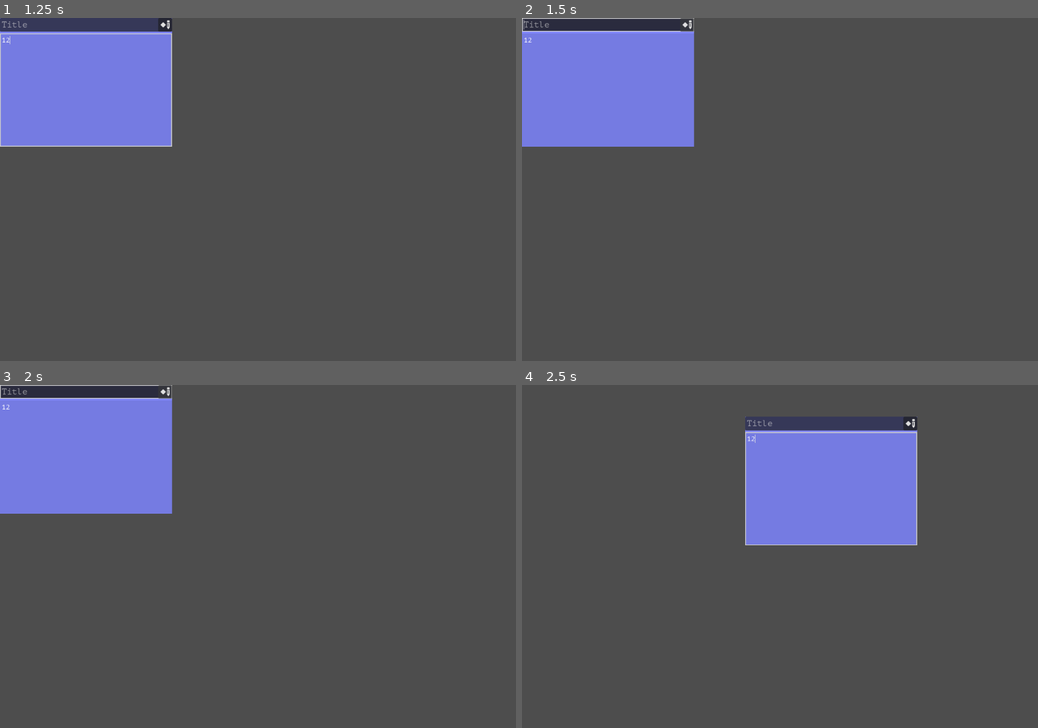
Above: before the commit, frames 1-4 (two rows, left to right).
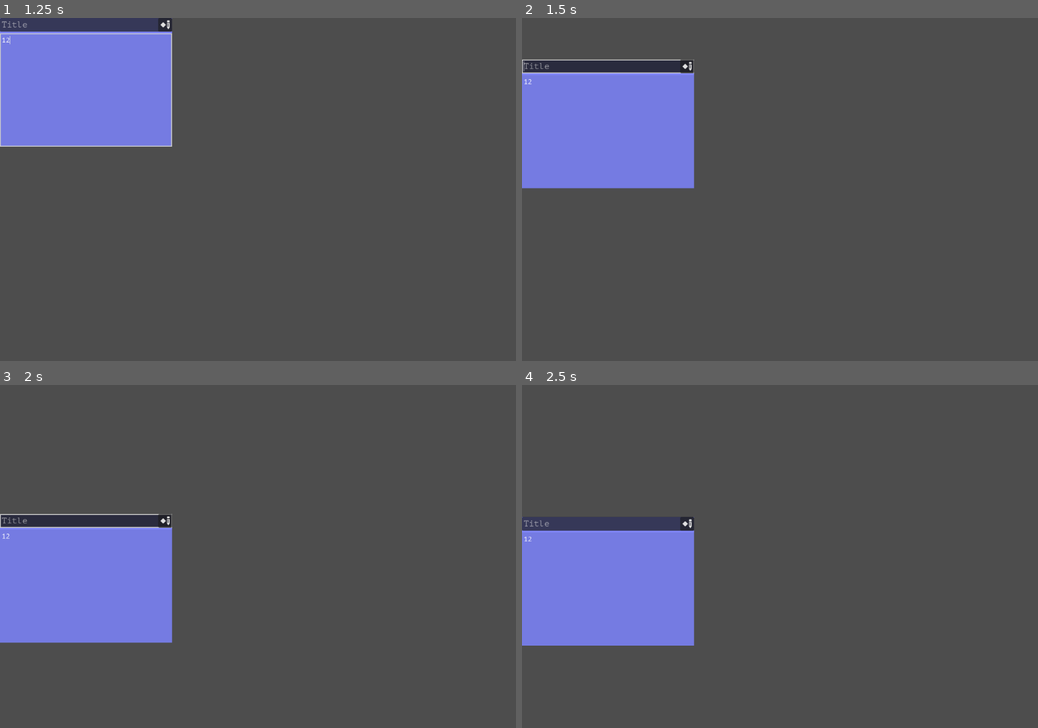
Above: after the commit, the same moments.

Repository: BudgetKvasir/timeline
Game: Godot game, scene res://main.tscn
Two runs of this game, one before a commit and one after it. Both use one fixed random seed, a clock stepped at 60 frames per second and the inputs below.
Inputs (mouse positions are in pixels of both pictures, inside the frame that each line leads up to):
- Up to frame 1 (1.25 s): click (87, 90) at 0.52 s; type "12" at 0.6 s
- Up to frame 2 (1.5 s): click (687, 24) at 1.25 s
- Up to frame 3 (2 s): no input
- Up to frame 4 (2.5 s): tap Enter at 2 s; drag from (609, 450) to (831, 481) at 2.02 s

Frame 1 is identical in both runs. In frame 2, 9.5% of the frame differs, in the area x 0-34%, y 0-50%; in frame 3, 25%, in the area x 0-34%, y 0-76%; in frame 4, 23%.

Commit message:
Added camera controls with both edge detection scrolling based on distance from the edge and with arrow keys with LCTR as a modifier to double arrow scroll speed. Also added releasing focus from a card content box with ESC

Diff:
--- a/card.gd
+++ b/card.gd
@@ -7,7 +7,7 @@
 var hovered = false
 var held = false
 var offset: Vector2
-const DRAG_SPEED = 50.0
+const DRAG_SPEED = 75.0
 
 # Called every frame. 'delta' is the elapsed time since the previous frame.
 func _process(delta: float) -> void:
@@ -39,4 +39,6 @@
 		held = false
 		print("Released")
 		pass
+
+
 	pass # Replace with function body.
--- a/card.tscn
+++ b/card.tscn
@@ -4,6 +4,7 @@
 [ext_resource type="Theme" uid="uid://bblwtpxa58eew" path="res://theme/sharp.tres" id="2_rjlel"]
 [ext_resource type="Script" uid="uid://ck5l13fl35dqg" path="res://title.gd" id="3_e484p"]
 [ext_resource type="Texture2D" uid="uid://byvqqpjtuw1cr" path="res://theme/EditIcon32x32.png" id="3_q5obu"]
+[ext_resource type="Script" uid="uid://b547pjdwwuw4j" path="res://content.gd" id="5_fpac0"]
 
 [node name="Card" type="Control" unique_id=1225725845]
 custom_minimum_size = Vector2(400, 300)
@@ -69,9 +70,11 @@
 mouse_default_cursor_shape = 0
 theme = ExtResource("2_rjlel")
 caret_blink = true
+script = ExtResource("5_fpac0")
 
 [connection signal="gui_input" from="." to="." method="_on_gui_input"]
 [connection signal="mouse_entered" from="." to="." method="_on_mouse_entered"]
 [connection signal="mouse_exited" from="." to="." method="_on_mouse_exited"]
 [connection signal="text_submitted" from="VBoxContainer/HBoxContainer/PanelContainer/Title" to="VBoxContainer/HBoxContainer/PanelContainer/Title" method="_on_text_submitted"]
 [connection signal="pressed" from="VBoxContainer/HBoxContainer/PanelContainer/EditButton" to="VBoxContainer/HBoxContainer/PanelContainer/Title" method="_on_edit_button_pressed"]
+[connection signal="gui_input" from="VBoxContainer/Content" to="VBoxContainer/Content" method="_on_gui_input"]
--- /dev/null
+++ b/content.gd
@@ -0,0 +1,17 @@
+extends TextEdit
+
+
+# Called when the node enters the scene tree for the first time.
+func _ready() -> void:
+	pass # Replace with function body.
+
+
+# Called every frame. 'delta' is the elapsed time since the previous frame.
+func _process(delta: float) -> void:
+	pass
+
+
+func _on_gui_input(event: InputEvent) -> void:
+	if event is InputEventKey and event.keycode == KEY_ESCAPE:
+		release_focus.call_deferred()
+	pass # Replace with function body.
--- a/main.tscn
+++ b/main.tscn
@@ -1,5 +1,6 @@
 [gd_scene format=3 uid="uid://btq5jcgcr7ud2"]
 
+[ext_resource type="Script" uid="uid://c6xkra0ypa6si" path="res://main_cam.gd" id="1_0xm2m"]
 [ext_resource type="PackedScene" uid="uid://bs6ud3cth06h3" path="res://card.tscn" id="1_ig7tw"]
 
 [node name="Main" type="Control" unique_id=2133242783]
@@ -10,5 +11,9 @@
 grow_horizontal = 2
 grow_vertical = 2
 
+[node name="MainCam" type="Camera2D" parent="." unique_id=1636247922]
+anchor_mode = 0
+script = ExtResource("1_0xm2m")
+
 [node name="Card" parent="." unique_id=1225725845 instance=ExtResource("1_ig7tw")]
 layout_mode = 0
--- /dev/null
+++ b/main_cam.gd
@@ -0,0 +1,58 @@
+extends Camera2D
+
+var arrow_speed = 5
+var edge_speed = 10
+var edge_range = 50
+var speed_mod = 1
+var top_margin
+var bottom_margin
+var left_margin
+var right_margin
+
+# Get viewport size, track mouse pos and if it's within a certain distance of the edge of the view port
+# move the camera in that direction
+@onready var view_size = get_viewport().get_visible_rect().size
+
+# Called when the node enters the scene tree for the first time.
+func _ready() -> void:
+	top_margin = edge_range
+	bottom_margin = view_size.y - edge_range
+	left_margin = edge_range
+	right_margin = view_size.x - edge_range
+	pass # Replace with function body.
+
+
+# Called every frame. 'delta' is the elapsed time since the previous frame.
+func _process(delta: float) -> void:
+	 # bottom_margin=785 mouse.y=790 want speed_mod=.3333333333333 (etc.)
+		# (mouse.y-bottom_margin) / edge_range
+	# top_margin=15 mouse.y=10 want speed_mod=.33333
+		# (top_margin - mouse.y) / edge_range
+	var mouse_pos = get_local_mouse_position()
+# # # # # # Vertical edge detection # # # # # # #
+	if mouse_pos.y < top_margin:
+		speed_mod = (top_margin - mouse_pos.y) / edge_range
+		position.y -= edge_speed * speed_mod
+	if mouse_pos.y > bottom_margin:
+		speed_mod = (mouse_pos.y - bottom_margin) / edge_range
+		position.y += edge_speed * speed_mod
+ # # # # # Horizontal edge detection # # # # # #
+	if mouse_pos.x < left_margin:
+		speed_mod = (left_margin - mouse_pos.x) / edge_range
+		position.x -= edge_speed * speed_mod
+	if mouse_pos.x > right_margin:
+		speed_mod = (mouse_pos.x - right_margin) / edge_range
+		position.x += edge_speed * speed_mod
+	# Camera controls with arrow keys w/ modifier
+	if Input.is_action_pressed("speed"):
+		speed_mod = 2
+	if Input.is_action_pressed("mv_left"):
+		position.x -= arrow_speed * speed_mod
+	if Input.is_action_pressed("mv_right"):
+		position.x += arrow_speed * speed_mod
+	if Input.is_action_pressed("mv_up"):
+		position.y -= arrow_speed * speed_mod
+	if Input.is_action_pressed("mv_down"):
+		position.y += arrow_speed * speed_mod
+	speed_mod = 1
+	pass
--- a/project.godot
+++ b/project.godot
@@ -12,7 +12,7 @@
 
 config/name="timeline"
 run/main_scene="uid://btq5jcgcr7ud2"
-config/features=PackedStringArray("4.6", "GL Compatibility")
+config/features=PackedStringArray("4.7", "GL Compatibility")
 run/max_fps=256
 config/icon="res://icon.svg"
 
@@ -23,11 +23,39 @@
 
 [editor_plugins]
 
-enabled=PackedStringArray("res://addons/ui_outlines/plugin.cfg")
+enabled=PackedStringArray()
 
 [gui]
 
 theme/custom_font="uid://debojyojjuj83"
+
+[input]
+
+mv_left={
+"deadzone": 0.2,
+"events": [Object(InputEventKey,"resource_local_to_scene":false,"resource_name":"","device":-1,"window_id":0,"alt_pressed":false,"shift_pressed":false,"ctrl_pressed":false,"meta_pressed":false,"pressed":false,"keycode":0,"physical_keycode":4194319,"key_label":0,"unicode":0,"location":0,"echo":false,"script":null)
+]
+}
+mv_right={
+"deadzone": 0.2,
+"events": [Object(InputEventKey,"resource_local_to_scene":false,"resource_name":"","device":-1,"window_id":0,"alt_pressed":false,"shift_pressed":false,"ctrl_pressed":false,"meta_pressed":false,"pressed":false,"keycode":0,"physical_keycode":4194321,"key_label":0,"unicode":0,"location":0,"echo":false,"script":null)
+]
+}
+mv_up={
+"deadzone": 0.2,
+"events": [Object(InputEventKey,"resource_local_to_scene":false,"resource_name":"","device":-1,"window_id":0,"alt_pressed":false,"shift_pressed":false,"ctrl_pressed":false,"meta_pressed":false,"pressed":false,"keycode":0,"physical_keycode":4194320,"key_label":0,"unicode":0,"location":0,"echo":false,"script":null)
+]
+}
+mv_down={
+"deadzone": 0.2,
+"events": [Object(InputEventKey,"resource_local_to_scene":false,"resource_name":"","device":-1,"window_id":0,"alt_pressed":false,"shift_pressed":false,"ctrl_pressed":false,"meta_pressed":false,"pressed":false,"keycode":0,"physical_keycode":4194322,"key_label":0,"unicode":0,"location":0,"echo":false,"script":null)
+]
+}
+speed={
+"deadzone": 0.2,
+"events": [Object(InputEventKey,"resource_local_to_scene":false,"resource_name":"","device":-1,"window_id":0,"alt_pressed":false,"shift_pressed":false,"ctrl_pressed":false,"meta_pressed":false,"pressed":false,"keycode":0,"physical_keycode":4194326,"key_label":0,"unicode":0,"location":0,"echo":false,"script":null)
+]
+}
 
 [physics]
 
Not shown, added: content.gd.uid
Not shown, added: main_cam.gd.uid
